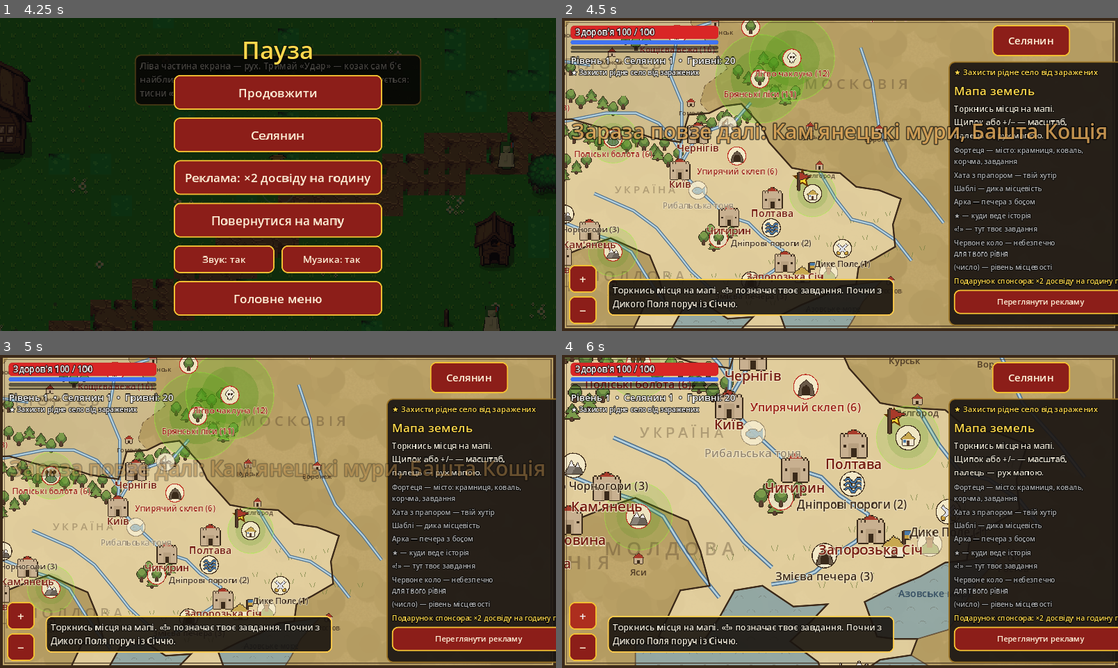
Above: before the commit, frames 1-4 (two rows, left to right).
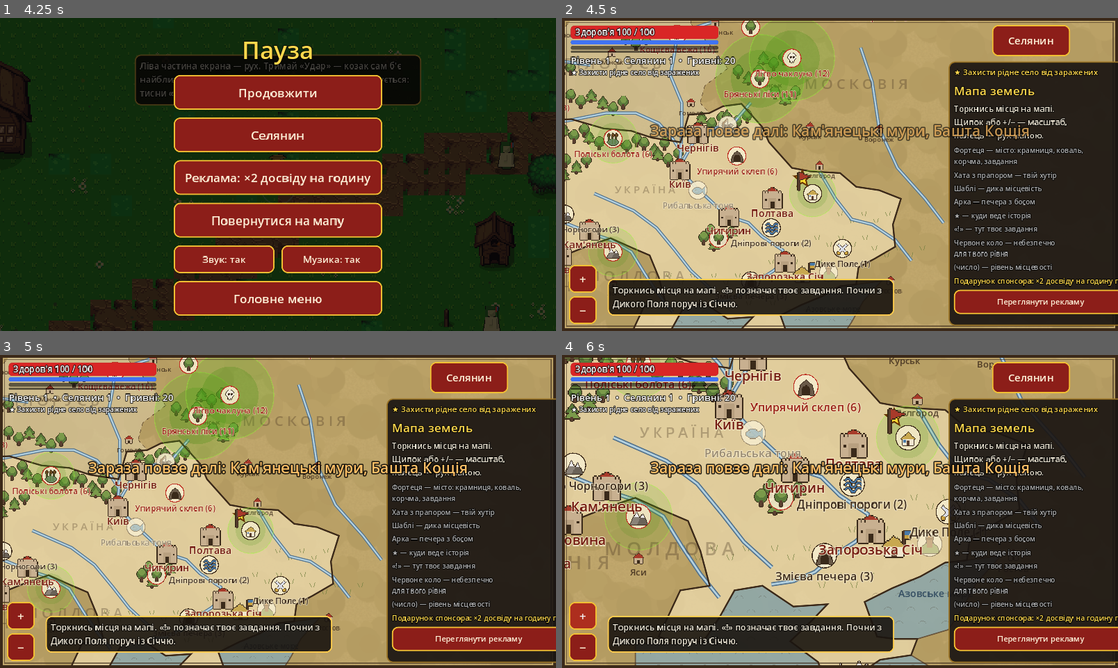
Above: after the commit, the same moments.

Repository: Pcixopatka/Jarvis
Game: Godot game, scene res://scenes/main.tscn
Same seed, same stepped clock (60 frames per second), same inputs: the game is played once before the commit and once after it.
Inputs (mouse positions are in pixels of both pictures, inside the frame that each line leads up to):
- Up to frame 1 (4.25 s): click "Персонажі" at 0.5 s; click "Слот 1 — новий персонаж" at 1.25 s; click "Пропустити" at 2 s; click "Гаразд" at 2.75 s; click "II" at 3.5 s
- Up to frame 2 (4.5 s): click "Повернутися на мапу" at 4.25 s
- Up to frame 3 (5 s): no input
- Up to frame 4 (6 s): tap Enter at 5 s; drag from (840, 511) to (895, 442) at 5.02 s; click "+" at 5.75 s

Frame 1 is identical in both runs. In frame 2, 3.1% of the frame differs, in the area x 1-98%, y 33-41%; in frame 3, 3.2%; in frame 4, 2.1%.

Commit message:
Активності: літопис слави з рекордами роду
- Вкладка «Слава» на екрані героя: ранг, нагороди рангів, звідки береться слава
- Рекорди роду спільні для всіх персонажів: рівень, слава, Башта, Глибини, варта, герць, розшук, торгівля, кості
- За віхи рекордів герой дістає славу; окреме повідомлення, коли рекорд відібрано в іншого персонажа
- Банер новин тепер переносить рядки, зменшує шрифт для довгого тексту й висить довше
- Досягнення за славу й тести

Co-Authored-By: Claude Fable 5.2 <noreply@anthropic.com>
Claude-Session: https://claude.ai/code/session_01LNSrXhawYx8NHCKWuYP1b5

Diff:
--- a/scripts/data/achievements.gd
+++ b/scripts/data/achievements.gd
@@ -67,6 +67,8 @@
 	{"id": "borshch", "name": "Справжній борщ", "desc": "Звари борщ із власної городини", "stat": "cook:borshch", "goal": 1, "gold": 400},
 	{"id": "expedition_1", "name": "Гінці повернулись", "desc": "Дочекайся супутника з власного походу", "stat": "expedition", "goal": 1, "gold": 200},
 	{"id": "expedition_25", "name": "Отаман загону", "desc": "Зустрінь супутників із 25 походів", "stat": "expedition", "goal": 25, "gold": 2500},
+	{"id": "glory_rank_2", "name": "Ім'я на вустах", "desc": "Здобудь 120 слави (ранг «Бувалець»)", "stat": "glory", "goal": 120, "gold": 1000},
+	{"id": "glory_rank_4", "name": "Отаманська слава", "desc": "Здобудь 700 слави (ранг «Отаман»)", "stat": "glory", "goal": 700, "gold": 6000},
 	{"id": "vigil_5", "name": "Вартовий", "desc": "Вистій на варті 5 хвилин", "stat": "vigil", "goal": 5, "gold": 1500},
 	{"id": "vigil_8", "name": "Нічна сторожа", "desc": "Вистій на варті 8 хвилин", "stat": "vigil", "goal": 8, "gold": 5000},
 	{"id": "bounty_1", "name": "Перша голова", "desc": "Закрий оголошення з дошки розшуку", "stat": "bounty", "goal": 1, "gold": 300},
--- a/scripts/data/activities.gd
+++ b/scripts/data/activities.gd
@@ -190,3 +190,28 @@
 const EXPEDITION_GOLD := 25  # гривень за одиницю множника на 1-му рівні супутника
 const EXPEDITION_LEVEL := 0.15  # приріст здобичі за кожен рівень супутника
 const EXPEDITION_HERO := 1.25  # іменні побратими приносять більше
+
+# ======================= Літопис слави: рекорди роду =======================
+## Рекорди спільні для всіх персонажів (account.records). fmt — як показати значення ("time" — хвилини:секунди).
+## step/glory — за кожні step одиниць нового рекорду роду герой дістає glory слави (0 — без слави).
+const RECORDS := {
+	"level": {"name": "Найвищий рівень", "fmt": "%d рівень", "step": 0, "glory": 0},
+	"glory": {"name": "Слава", "fmt": "%d слави", "step": 0, "glory": 0},
+	"tower": {"name": "Башта Кощія", "fmt": "%d поверх", "step": 5, "glory": 5},
+	"depth": {"name": "Глибини зарази", "fmt": "глибина %d", "step": 5, "glory": 5},
+	"vigil": {"name": "Козацька варта", "fmt": "time", "step": 0, "glory": 0},
+	"vigil_kills": {"name": "Вбито за одну варту", "fmt": "%d ворогів", "step": 0, "glory": 0},
+	"duel_titles": {"name": "Чемпіон майдану", "fmt": "титулів: %d", "step": 1, "glory": 3},
+	"bounties": {"name": "Голови з дошки розшуку", "fmt": "%d голів", "step": 10, "glory": 5},
+	"trade_profit": {"name": "Зиск із торгівлі", "fmt": "%d грн", "step": 0, "glory": 0},
+	"dice_streak": {"name": "Серія перемог у кості", "fmt": "%d поспіль", "step": 0, "glory": 0},
+}
+const RECORD_ORDER := ["level", "glory", "tower", "depth", "vigil", "vigil_kills", "duel_titles", "bounties", "trade_profit", "dice_streak"]
+## Звідки береться слава (підказка у вкладці «Слава»).
+const GLORY_SOURCES := [
+	"Герць на майдані: кожне вигране коло й титул чемпіона",
+	"Дошка розшуку: кожна здана голова",
+	"Козацька варта: кожна вистояна хвилина й новий рекорд часу",
+	"Полювання без жодного промаху, спійманий сом, перемога над сотником у кості",
+	"Рекорди роду: кожні п'ять поверхів Башти чи глибин, кожен титул, кожні десять голів",
+]
--- a/scripts/game/account.gd
+++ b/scripts/game/account.gd
@@ -4,6 +4,7 @@
 ##   chest      — спільна скриня: {"gold", "items", "stones"}; місткість — CHEST_SIZE + бонус Складу
 ##   stats      — лічильники подій для викликів і досягнень (усі персонажі разом)
 ##   challenges — щоденні/тижневі виклики й відкриті досягнення
+##   records    — рекорди роду: найкраще серед усіх персонажів (див. RecordService)
 ## WorldState кожного персонажа тримає посилання на ці словники, тож сервіси, що працюють із
 ## world.camp / world.stats / world.challenges, не змінюються.
 
@@ -17,11 +18,12 @@
 var chest := {"gold": 0, "items": [], "stones": {}}
 var stats := {}
 var challenges := {}
+var records := {}
 var next_uid := 1000000  # uid речей у скрині — з окремого діапазону, щоб не збігались із героєвими
 
 
 func to_dict() -> Dictionary:
-	return {"camp": camp, "chest": chest, "stats": stats, "challenges": challenges, "next_uid": next_uid}
+	return {"camp": camp, "chest": chest, "stats": stats, "challenges": challenges, "records": records, "next_uid": next_uid}
 
 
 func from_dict(d: Dictionary) -> void:
@@ -31,6 +33,7 @@
 		chest["stones"] = {}
 	stats = d.get("stats", {})
 	challenges = d.get("challenges", {})
+	records = d.get("records", {})
 	next_uid = int(d.get("next_uid", 1000000))
 
 
@@ -39,6 +42,7 @@
 	world.camp = camp
 	world.stats = stats
 	world.challenges = challenges
+	world.records = records
 
 
 ## Перший запуск після оновлення: забрати спільне зі старого збереження персонажа.
--- a/scripts/game/challenge_service.gd
+++ b/scripts/game/challenge_service.gd
@@ -62,7 +62,7 @@
 static func record(world, player, stat: String, amount: int = 1) -> Array:
 	var c := state(world)
 	var msgs := []
-	if stat in ["level", "depth", "tower", "vigil"]:  # найвище досягнуте, а не сума
+	if stat in ["level", "depth", "tower", "vigil", "glory"]:  # найвище досягнуте, а не сума
 		world.stats[stat] = maxi(int(world.stats.get(stat, 0)), amount)
 	else:
 		world.stats[stat] = int(world.stats.get(stat, 0)) + amount
--- a/scripts/game/game.gd
+++ b/scripts/game/game.gd
@@ -30,6 +30,7 @@
 const TavernService := preload("res://scripts/game/tavern_service.gd")
 const GardenService := preload("res://scripts/game/garden_service.gd")
 const ExpeditionService := preload("res://scripts/game/expedition_service.gd")
+const RecordService := preload("res://scripts/game/record_service.gd")
 const HuntGame := preload("res://scripts/ui/hunt_game.gd")
 const FishGame := preload("res://scripts/ui/fish_game.gd")
 const GloryService := preload("res://scripts/game/glory_service.gd")
@@ -1047,13 +1048,18 @@
 			leave_notice = ""
 
 
-## Супутники, що повернулися з власних походів: здобич герою, банер із новинами.
+## Новини на порозі (мапа, місто, хутір): супутники, що повернулися з власних походів, і побиті рекорди роду.
 func _expedition_news(healed: bool = false) -> Array:
 	var msgs := ExpeditionService.collect(world, player, -1, healed)
 	if not msgs.is_empty():
 		Audio.play("quest", 0.0)
 		var extra := ChallengeService.record(world, player, "expedition", msgs.size())
 		msgs.append_array(extra)
+	var recs := RecordService.sync(world, player, slot)
+	if not recs.is_empty():
+		Audio.play("quest", 0.0)
+		msgs.append_array(recs)
+	msgs.append_array(ChallengeService.record(world, player, "glory", GloryService.glory(world)))
 	return msgs
 
 
@@ -1478,6 +1484,7 @@
 	hud.show_map(false)
 	hud.set_mode(false, false)
 	char_sel_uid = -1
+	RecordService.sync(world, player, slot)  # щоб вкладка «Слава» показувала свіже
 	_build_character()
 
 
--- /dev/null
+++ b/scripts/game/record_service.gd
@@ -0,0 +1,87 @@
+extends RefCounted
+## Літопис слави: рекорди роду — найкращі досягнення серед усіх твоїх персонажів.
+## Зберігаються в акаунті (account.records, доступні як world.records):
+##   {ключ: {"value", "slot", "who": "Характерник 34 рівня", "day": "2026-11-09"}}
+## sync() звіряє поточного героя з рекордами: новий рекорд записується, за віхи (step) дається слава,
+## а якщо рекорд відібрано в іншого персонажа — про це кажемо окремо.
+
+const Acts := preload("res://scripts/data/activities.gd")
+const GloryService := preload("res://scripts/game/glory_service.gd")
+const ChallengeService := preload("res://scripts/game/challenge_service.gd")
+
+
+## Що зараз має цей герой за кожним рекордом.
+static func hero_values(world, player) -> Dictionary:
+	return {
+		"level": int(player.level),
+		"glory": int(world.glory),
+		"tower": int(world.tower.get("best", 0)),
+		"depth": int(world.depths.get("best", 0)),
+		"vigil": int(float(world.vigil.get("best_time", 0.0))),
+		"vigil_kills": int(world.vigil.get("best_kills", 0)),
+		"duel_titles": int(world.duel.get("titles", 0)),
+		"bounties": int(world.bounties.get("done", 0)),
+		"trade_profit": int(world.trade.get("profit", 0)),
+		"dice_streak": int(world.tavern.get("best_streak", 0)),
+	}
+
+
+static func value_text(key: String, value: int) -> String:
+	if value <= 0:
+		return "—"
+	var f: String = Acts.RECORDS[key]["fmt"]
+	if f == "time":
+		return "%d:%02d" % [value / 60, value % 60]
+	return f % value
+
+
+static func record(world, key: String) -> Dictionary:
+	return world.records.get(key, {})
+
+
+static func who(player) -> String:
+	return "%s %d рівня" % [player.class_name_ua(), player.level]
+
+
+## Звірити героя з рекордами роду. Повертає повідомлення про побиті рекорди й славу за віхи.
+static func sync(world, player, slot: int = 0) -> Array:
+	var msgs := []
+	var vals := hero_values(world, player)
+	for key in Acts.RECORD_ORDER:
+		var v := int(vals[key])
+		var cur: Dictionary = record(world, key)
+		var old := int(cur.get("value", 0))
+		if v <= old:
+			continue
+		var R: Dictionary = Acts.RECORDS[key]
+		var took: bool = old > 0 and int(cur.get("slot", slot)) != slot
+		world.records[key] = {"value": v, "slot": slot, "who": who(player), "day": ChallengeService.day_key(ChallengeService._now())}
+		if took:
+			msgs.append("Рекорд роду побито! %s: %s (було %s — %s)" % [R["name"], value_text(key, v), value_text(key, old), str(cur.get("who", "?"))])
+		var step := int(R["step"])
+		if step > 0 and v / step > old / step:
+			var g := int(R["glory"]) * (v / step - old / step)
+			msgs.append("Рекорд роду: %s — %s. +%d слави" % [R["name"], value_text(key, v), g])
+			msgs.append_array(GloryService.add(world, player, g))
+	# Слава могла зрости від віх — запишемо й цей рекорд одразу
+	if int(world.glory) > int(record(world, "glory").get("value", 0)):
+		world.records["glory"] = {"value": int(world.glory), "slot": slot, "who": who(player), "day": ChallengeService.day_key(ChallengeService._now())}
+	return msgs
+
+
+## Рядки для вкладки «Слава»: [{"name", "mine", "best", "who", "holder": чи тримає рекорд цей герой}].
+static func rows(world, player, slot: int = 0) -> Array:
+	var out := []
+	var vals := hero_values(world, player)
+	for key in Acts.RECORD_ORDER:
+		var cur: Dictionary = record(world, key)
+		var best := int(cur.get("value", 0))
+		out.append({
+			"key": key,
+			"name": Acts.RECORDS[key]["name"],
+			"mine": value_text(key, int(vals[key])),
+			"best": value_text(key, best),
+			"who": str(cur.get("who", "")),
+			"holder": best > 0 and int(vals[key]) >= best and int(cur.get("slot", -1)) == slot,
+		})
+	return out
--- a/scripts/game/world_state.gd
+++ b/scripts/game/world_state.gd
@@ -33,6 +33,7 @@
 var trade := {}  # чумацький крам: віз, торговий день, угоди (див. TradeService)
 var outdoors := {}  # полювання й рибалка: готовність, улов (див. OutdoorService)
 var tavern := {}  # шинок: кості, чутки, торгова порада (див. TavernService)
+var records := {}  # рекорди роду: посилання на словник акаунта (у збереження персонажа не йде)
 var spec_trial := {}  # випробування в наставника (див. SpecService)
 var travel := {}  # події в дорозі: перерва між пригодами (див. TravelService)
 var plague := {}  # живий світ: рівні зарази місцевостей (див. PlagueService)
--- a/scripts/ui/hud.gd
+++ b/scripts/ui/hud.gd
@@ -55,6 +55,7 @@
 var overlay: ColorRect
 var overlay_box: VBoxContainer
 var _hint_tween: Tween
+var _banner_tween: Tween = null
 var _pulse := 0.0
 var _time := 0.0
 var _low_hp := false
@@ -145,6 +146,7 @@
 	banner.offset_bottom = -200
 	banner.add_theme_font_size_override("font_size", 48)
 	banner.add_theme_constant_override("outline_size", 10)
+	banner.autowrap_mode = TextServer.AUTOWRAP_WORD_SMART
 	banner.modulate.a = 0.0
 	banner.mouse_filter = Control.MOUSE_FILTER_IGNORE
 	banner.z_index = 5
@@ -399,14 +401,35 @@
 		char_btn.modulate = Color.WHITE
 
 
+## Розмір шрифту банера за обсягом тексту: коротке гасло велике, довгі новини дрібніші.
+static func banner_font(text: String) -> int:
+	var lines := text.split("\n")
+	var longest := 0
+	for l in lines:
+		longest = maxi(longest, l.length())
+	if lines.size() > 4 or longest > 56:
+		return 26
+	if lines.size() > 2 or longest > 34:
+		return 34
+	return 48
+
+
+## Скільки секунд банер висить на повну яскравість: довгому тексту — більше часу.
+static func banner_hold(text: String) -> float:
+	return clampf(1.6 + 0.6 * (text.split("\n").size() - 1) + maxf(0.0, text.length() - 60) * 0.012, 1.6, 6.0)
+
+
 func show_banner(text: String, col: Color = Color(1, 0.92, 0.7)) -> void:
 	banner.text = text
 	banner.add_theme_color_override("font_color", col)
-	var tw := banner.create_tween()
+	banner.add_theme_font_size_override("font_size", banner_font(text))
+	if _banner_tween and _banner_tween.is_valid():
+		_banner_tween.kill()  # новий банер не має згаснути за розкладом старого
+	_banner_tween = banner.create_tween()
 	banner.modulate.a = 0.0
-	tw.tween_property(banner, "modulate:a", 1.0, 0.25)
-	tw.tween_interval(1.6)
-	tw.tween_property(banner, "modulate:a", 0.0, 0.5)
+	_banner_tween.tween_property(banner, "modulate:a", 1.0, 0.25)
+	_banner_tween.tween_interval(banner_hold(text))
+	_banner_tween.tween_property(banner, "modulate:a", 0.0, 0.5)
 
 
 ## Підказка. На мапі — внизу ліворуч (праворуч бічна панель), в інших режимах — угорі по центру.
--- a/scripts/ui/ui_character.gd
+++ b/scripts/ui/ui_character.gd
@@ -19,6 +19,7 @@
 		["Вміння" + _pts(p.skill_points), _skills(game)],
 		["Загартування" + _pts(p.perk_points), _perks(game)],
 		["Літопис", _chronicle(game)],
+		["Слава", _glory(game)],
 		["Виклики" + _pts(game.ChallengeService.ready_count(game.world)), _challenges(game)],
 	]
 	return UI.screen("%s — рівень %d   •   Гривні: %d" % [("Гетьман" if p.rank == "hetman" else p.class_name_ua()), p.level, p.gold], "Назад", game.close_character,
@@ -158,6 +159,54 @@
 		var l := UI.label("•  " + r["text"], 20, UI.TEXT, false)
 		l.autowrap_mode = TextServer.AUTOWRAP_WORD_SMART
 		v.add_child(l)
+	return v
+
+
+# ---------------- Слава й рекорди роду ----------------
+
+static func _glory(game) -> Control:
+	var GS = game.GloryService
+	var RS = game.RecordService
+	var Acts = game.Acts
+	var w = game.world
+	var p = game.player
+	var v := VBoxContainer.new()
+	v.add_theme_constant_override("separation", 8)
+	var gl: int = GS.glory(w)
+	var next: int = GS.to_next(w)
+	v.add_child(UI.label("Слава: %d — %s%s" % [gl, GS.rank_name(w), ("   •   до наступного рангу: %d" % next) if next > 0 else "   •   найвищий ранг"], 26, UI.GOLD, false))
+	var cur: int = GS.rank_index(gl)
+	var ranks := UI.grid(2)
+	ranks.add_theme_constant_override("h_separation", 40)
+	for i in range(1, Acts.GLORY_RANKS.size()):
+		var R: Array = Acts.GLORY_RANKS[i]
+		var reward := "%d грн" % int(R[2])
+		if str(R[3]) != "":
+			reward += " і %s" % game.StoneService.NAMES[R[3]]
+		ranks.add_child(UI.label("%s %s — %d слави: %s" % ["✓" if i <= cur else "•", R[1], int(R[0]), reward], 16, UI.GOOD if i <= cur else UI.MUTED, false))
+	v.add_child(ranks)
+	v.add_child(UI.label("Звідки береться слава", 20, UI.GOLD, false))
+	for line in Acts.GLORY_SOURCES:
+		var sl := UI.label("•  " + line, 15, UI.MUTED, false)
+		sl.autowrap_mode = TextServer.AUTOWRAP_WORD_SMART
+		v.add_child(sl)
+	v.add_child(UI.label("Рекорди роду", 24, UI.GOLD, false))
+	v.add_child(UI.label("Найкраще серед усіх твоїх персонажів. Золотим позначено рекорди, які тримає цей герой.", 15, UI.MUTED, false))
+	var table := UI.grid(3)
+	table.add_theme_constant_override("h_separation", 36)
+	table.add_theme_constant_override("v_separation", 6)
+	for head in ["", "Цей герой", "Рекорд роду"]:
+		table.add_child(UI.label(head, 16, UI.MUTED, false))
+	for row in RS.rows(w, p, game.slot):
+		table.add_child(UI.label(row["name"], 18, UI.TEXT, false))
+		table.add_child(UI.label(row["mine"], 18, UI.GOLD if row["holder"] else UI.TEXT, false))
+		var best: String = row["best"]
+		if row["who"] != "" and not row["holder"]:
+			best += "  (%s)" % row["who"]
+		elif row["holder"]:
+			best += "  (твій)"
+		table.add_child(UI.label(best, 18, UI.GOLD if row["holder"] else UI.TEXT, false))
+	v.add_child(table)
 	return v
 
 
--- a/tests/run_tests.gd
+++ b/tests/run_tests.gd
@@ -83,6 +83,8 @@
 	await _suite_garden_game()
 	_suite_expedition()
 	await _suite_expedition_game()
+	_suite_records()
+	await _suite_records_game()
 	await _suite_travel_ride()
 	print("\n==== Перевірок: %d, провалено: %d, час: %.1f с ====" % [checks, failures, (Time.get_ticks_msec() - t0) / 1000.0])
 	quit(1 if failures > 0 else 0)
@@ -2848,6 +2850,113 @@
 	SaveSystem.delete(TEST_SAVE)
 	SaveSystem.delete(TEST_ACCOUNT)
 	CS.now_override = 0
+
+
+func _suite_records() -> void:
+	suite("Літопис слави: рекорди роду")
+	var RS = load("res://scripts/game/record_service.gd")
+	var GS = load("res://scripts/game/glory_service.gd")
+	var Acts = load("res://scripts/data/activities.gd")
+	var Account = load("res://scripts/game/account.gd")
+	var CS = load("res://scripts/game/challenge_service.gd")
+	CS.now_override = 1762700000
+	for key in Acts.RECORD_ORDER:
+		check(Acts.RECORDS.has(key) and Acts.RECORDS[key]["name"] != "", "%s: рекорд описано" % key)
+	var acc = Account.new()
+	# Перший герой (слот 1)
+	var w1 = WorldState.new()
+	acc.attach(w1)
+	var p1 = _new_player()
+	p1.change_class("cossack")
+	p1.level = 20
+	check(RS.value_text("tower", 0) == "—" and RS.value_text("tower", 7) == "7 поверх" and RS.value_text("vigil", 325) == "5:25", "як показуємо значення")
+	var msgs: Array = RS.sync(w1, p1, 1)
+	check(msgs.is_empty() and int(RS.record(w1, "level")["value"]) == 20 and RS.record(w1, "level")["who"] == "Козак 20 рівня", "перший запис рекорду без галасу")
+	w1.tower = {"max": 5, "best": 4}
+	msgs = RS.sync(w1, p1, 1)
+	check(msgs.is_empty() and int(RS.record(w1, "tower")["value"]) == 4, "четвертий поверх: рекорд є, віхи ще нема")
+	var g0: int = GS.glory(w1)
+	w1.tower["best"] = 5
+	msgs = RS.sync(w1, p1, 1)
+	check(msgs.size() >= 1 and "+5 слави" in msgs[0] and GS.glory(w1) == g0 + 5, "п'ятий поверх — віха: +5 слави")
+	check(int(RS.record(w1, "glory")["value"]) == GS.glory(w1), "рекорд слави оновлено одразу")
+	w1.tower["best"] = 16
+	msgs = RS.sync(w1, p1, 1)
+	check(GS.glory(w1) == g0 + 5 + 10, "стрибок через дві віхи (10 і 15): +10 слави")
+	check(RS.sync(w1, p1, 1).is_empty(), "без нового рекорду — тиша")
+	w1.duel = {"titles": 1, "wins": 3}
+	w1.vigil = {"best_time": 325.0, "best_kills": 140}
+	g0 = GS.glory(w1)
+	msgs = RS.sync(w1, p1, 1)
+	check(GS.glory(w1) == g0 + 3 and int(RS.record(w1, "vigil")["value"]) == 325 and int(RS.record(w1, "vigil_kills")["value"]) == 140, "титул чемпіона — віха; варта записана")
+	# Другий герой (слот 2) того самого роду
+	var w2 = WorldState.new()
+	acc.attach(w2)
+	var p2 = _new_player()
+	p2.change_class("volkhv")
+	p2.level = 8
+	w2.tower = {"max": 4, "best": 3}
+	g0 = GS.glory(w2)
+	msgs = RS.sync(w2, p2, 2)
+	check(msgs.is_empty() and GS.glory(w2) == g0 and int(RS.record(w2, "tower")["value"]) == 16 and int(RS.record(w2, "level")["value"]) == 20, "молодший герой рекордів роду не чіпає й слави за них не має")
+	var rows: Array = RS.rows(w2, p2, 2)
+	var tower_row: Dictionary = rows.filter(func(r): return r["key"] == "tower")[0]
+	check(tower_row["mine"] == "3 поверх" and tower_row["best"] == "16 поверх" and tower_row["who"] == "Козак 20 рівня" and not tower_row["holder"], "рядок літопису: свій результат і рекорд роду з власником")
+	w2.tower["best"] = 17
+	msgs = RS.sync(w2, p2, 2)
+	check(msgs.size() >= 1 and "побито" in msgs[0] and "Козак 20 рівня" in msgs[0] and int(RS.record(w2, "tower")["slot"]) == 2, "перевершив рекорд іншого персонажа: окреме повідомлення")
+	tower_row = RS.rows(w2, p2, 2).filter(func(r): return r["key"] == "tower")[0]
+	check(tower_row["holder"], "тепер рекорд тримає другий герой")
+	check(not RS.rows(w1, p1, 1).filter(func(r): return r["key"] == "tower")[0]["holder"] and RS.rows(w1, p1, 1).filter(func(r): return r["key"] == "level")[0]["holder"], "перший герой утратив Башту, але тримає рівень")
+	# Збереження акаунта
+	var acc2 = Account.new()
+	acc2.from_dict(acc.to_dict())
+	check(int(acc2.records["tower"]["value"]) == 17 and acc2.records["tower"]["who"] == "Волхв 8 рівня", "рекорди лежать в акаунті й переживають збереження")
+	CS.now_override = 0
+
+
+func _suite_records_game() -> void:
+	suite("Літопис слави: у грі")
+	SaveSystem.delete(TEST_SAVE)
+	SaveSystem.delete(TEST_ACCOUNT)
+	var game = load("res://scenes/main.tscn").instantiate()
+	game.save_path = TEST_SAVE
+	game.account_path = TEST_ACCOUNT
+	game.use_slots = false
+	root.add_child(game)
+	await _frames(2)
+	game.new_game()
+	game.hud.close_dialogue()
+	var p = game.player
+	var RS = game.RecordService
+	game.world.hints = {"combat": true, "block": true, "elite": true, "city": true, "map": true, "boss": true, "item": true, "cleared": true, "camp": true}
+	p.change_class("cossack")
+	p.level = 15
+	p.recalc()
+	game.enter_map()
+	await _frames(2)
+	check(int(game.account.records.get("level", {}).get("value", 0)) == 15, "на мапі рекорди роду звірено")
+	game.open_character()
+	await _frames(2)
+	var tabs: Array = []
+	var tc = game.hud.screen_root.find_children("*", "TabContainer", true, false)[0]
+	for i in tc.get_tab_count():
+		tabs.append(tc.get_tab_title(i))
+	check("Слава" in tabs, "на екрані героя є вкладка «Слава»: %s" % str(tabs))
+	game.close_character()
+	# Новий рекорд Башти — слава й новина на мапі
+	var g0: int = game.GloryService.glory(game.world)
+	game.TowerService.state(game.world)["best"] = 5
+	game.enter_map()
+	await _frames(2)
+	check(game.GloryService.glory(game.world) == g0 + 5 and int(game.account.records["tower"]["value"]) == 5, "п'ятий поверх Башти: +5 слави за рекорд роду")
+	game.save_game()
+	var raw = FileAccess.open(TEST_ACCOUNT, FileAccess.READ).get_var()
+	check(raw is Dictionary and int(raw.get("records", {}).get("tower", {}).get("value", 0)) == 5, "рекорди записано у файл акаунта")
+	game.queue_free()
+	await _frames(2)
+	SaveSystem.delete(TEST_SAVE)
+	SaveSystem.delete(TEST_ACCOUNT)
 
 
 func _suite_vigil() -> void:
